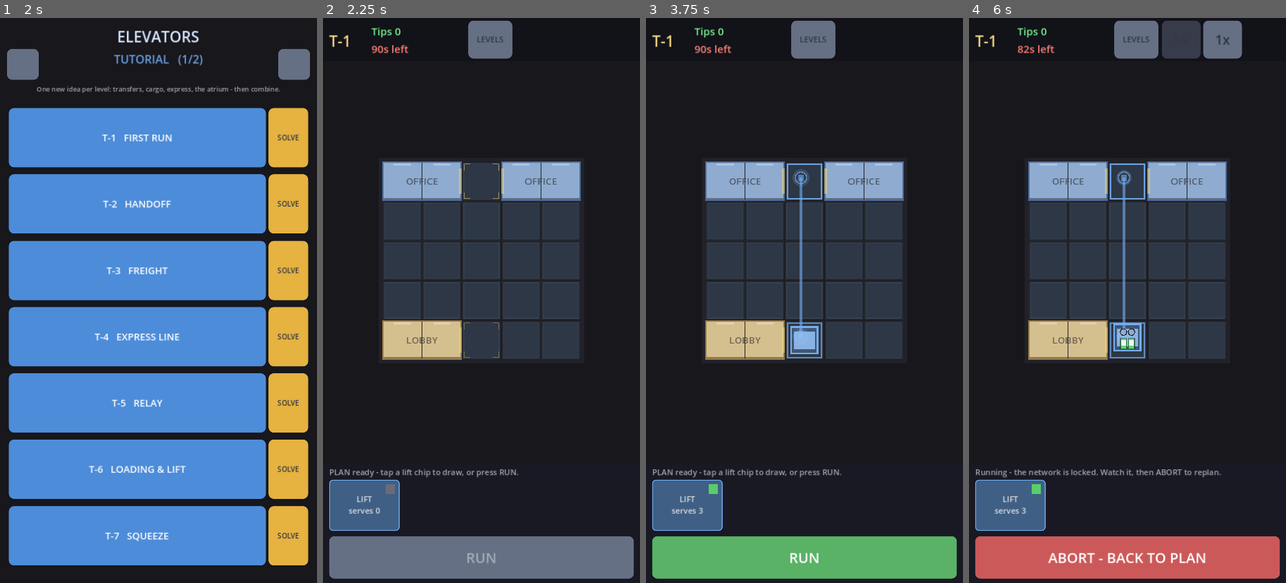
Above: before the commit, frames 1-4 (left to right).
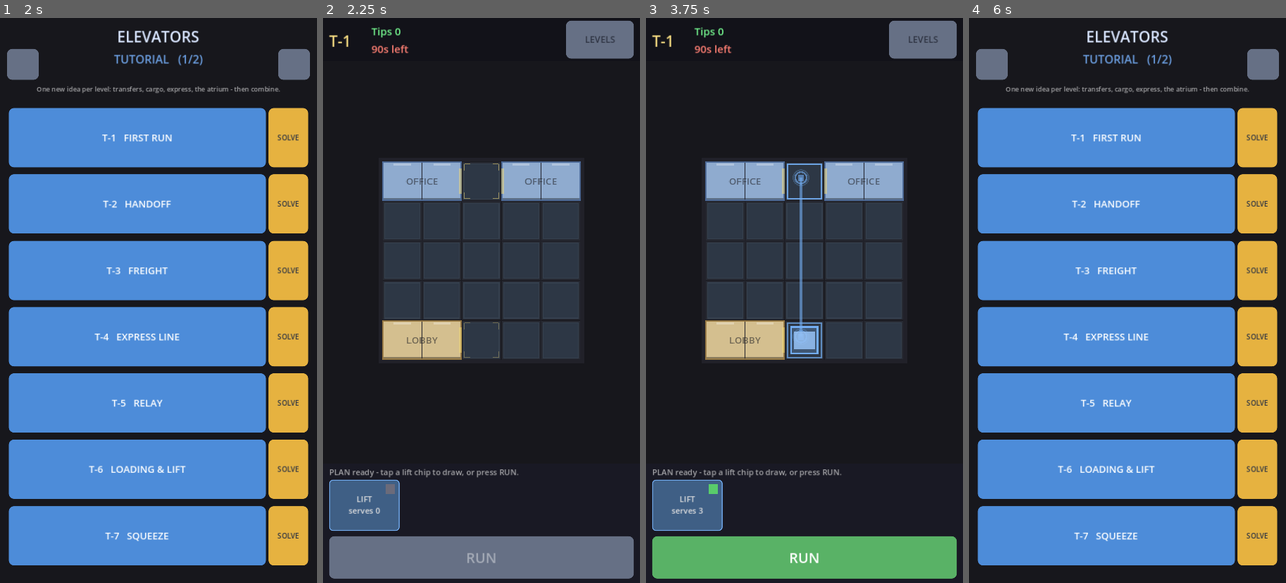
Above: after the commit, the same moments.

Repository: AlexEltonPym/elevator_game
Game: Godot game, scene res://scenes/v5_select.tscn
The game is run twice, just before and just after one commit, with the same random seed, the same clock (stepped at 60 frames per second) and the same inputs.
Inputs (mouse positions are in pixels of both pictures, inside the frame that each line leads up to):
- Up to frame 1 (2 s): click (22, 63) at 0.52 s; click (294, 63) at 1.27 s
- Up to frame 2 (2.25 s): click "T-1 FIRST RUN" at 2 s
- Up to frame 3 (3.75 s): click "LEVELS" at 2.75 s; click "SOLVE" at 3.5 s
- Up to frame 4 (6 s): click "RUN" at 4.25 s; click (1181, 40) at 5 s, where only the run before the commit has a clickable "5x"; click (1222, 40) at 5.75 s, where only the run before the commit has a clickable "1x"

Frame 1 is identical in both runs. In frame 2, 2.4% of the frame differs, in the area x 45-98%, y 0-8%; in frame 3, 2.4%; in frame 4, 78%, in the area x 1-98%, y 0-100%.

Commit message:
Center select star medals; remove the speed picker (always 5x)
- Select tiles: star medals vertically centered instead of bottom-anchored.
- Removed the 5x/1x speed buttons entirely; the run always plays at 5x. LEVELS button
  moved to the top-right.

Co-Authored-By: Claude Opus 4.8 <noreply@anthropic.com>

Diff:
--- a/scripts/v5/hud5.gd
+++ b/scripts/v5/hud5.gd
@@ -32,7 +32,6 @@
 var served_label: Label
 var lost_label: Label
 var menu_btn: Button
-var speed_buttons: Array = []
 var hint_label: Label
 var chip_buttons: Array = []
 var chip_pips: Array = []
@@ -43,9 +42,6 @@
 var _chips_built := false
 var headless := false
 
-# 5x is the default pace; 1x is a "slow down" for watching a tricky moment. No pause.
-const SPEEDS := [[5.0, "5x"], [1.0, "1x"]]
-
 
 func _ready() -> void:
 	headless = Levels5.headless
@@ -71,28 +67,14 @@
 	level_label.text = "R-1"
 	served_label = _make_label(Vector2(110, 12), 24, Color(0.45, 0.95, 0.55))
 	lost_label = _make_label(Vector2(110, 52), 24, Color(1.0, 0.5, 0.45))
-	menu_btn = Ui5.make_button("LEVELS", "Grey", 18)
-	menu_btn.position = Vector2(330, 6)
-	menu_btn.size = Vector2(100, 86)
+	# The run always plays at the default speed (5x) — no speed picker.
+	menu_btn = Ui5.make_button("LEVELS", "Grey", 20)
+	menu_btn.position = Vector2(552, 6)
+	menu_btn.size = Vector2(154, 86)
 	menu_btn.pressed.connect(func():
 		if game != null:
 			game.to_level_select())
 	add_child(menu_btn)
-	for i in SPEEDS.size():
-		var btn := Ui5.make_button(SPEEDS[i][1], "Grey", 30)
-		# Kenney Future mangles "5x"/"1x" (5->S, x->H); keep the crisp default font here.
-		btn.add_theme_font_override("font", ThemeDB.fallback_font)
-		btn.position = Vector2(438 + i * 94, 6)
-		btn.size = Vector2(88, 86)
-		var s: float = SPEEDS[i][0]
-		btn.pressed.connect(func(): _on_speed(s))
-		add_child(btn)
-		speed_buttons.append(btn)
-
-
-func _on_speed(s: float) -> void:
-	if game != null:
-		game.set_speed(s)
 
 
 func _build_panel() -> void:
@@ -225,11 +207,6 @@
 	else:
 		served_label.text = "Served %d/%d" % [game.served, game.QUOTA]
 		lost_label.text = "Lost %d/%d" % [game.lost, game.MAX_LOST]
-	var running: bool = game.state == game.State.PLAYING
-	for i in speed_buttons.size():
-		var active: bool = is_equal_approx(game.time_scale, SPEEDS[i][0])
-		speed_buttons[i].visible = running
-		speed_buttons[i].modulate = Color(1, 1, 1, 1.0) if active else Color(1, 1, 1, 0.45)
 	clear_btn.visible = game.can_edit() and game.selected_card >= 0 \
 			and game.routes[game.selected_card] != null
 	if _serves_changed():
--- a/scripts/v5/select5.gd
+++ b/scripts/v5/select5.gd
@@ -139,7 +139,7 @@
 			var got: int = Levels5.best_stars(str(lv.id))
 			var sbar := StarBar5.new()
 			sbar.setup(got, 20.0)
-			sbar.position = Vector2(vp.x - 40 - sol_w - 96.0, top + k * (h + gap) + h - 30.0)
+			sbar.position = Vector2(vp.x - 40 - sol_w - 96.0, top + k * (h + gap) + h * 0.5 - 11.0)
 			add_child(sbar)
 		# "Solution" launch: opens the level with the expert plan already drawn, to compare.
 		if has_sol:
